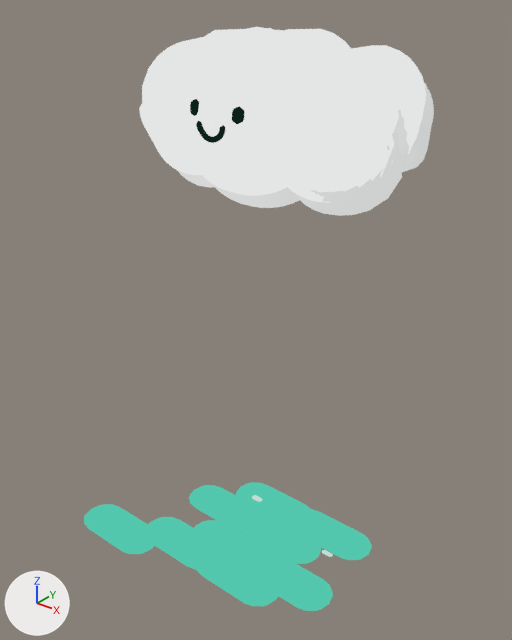
The glTF model public/cloud.glb, before and after one commit.
Camera for both pictures: a camera (50 mm lens) standing at (4.04, -5.46, 6.22) and looking at (-0.33, 0.0, 2.83). Every picture has the same lights, and +X, +Y and +Z are marked at lower left. Where no turn or scale is listed for an object, it has been applied to the vertices.

Objects in the first picture: 'Agua_0000_Agua_double_0', 'Nube_0007_Nube_single_0'.
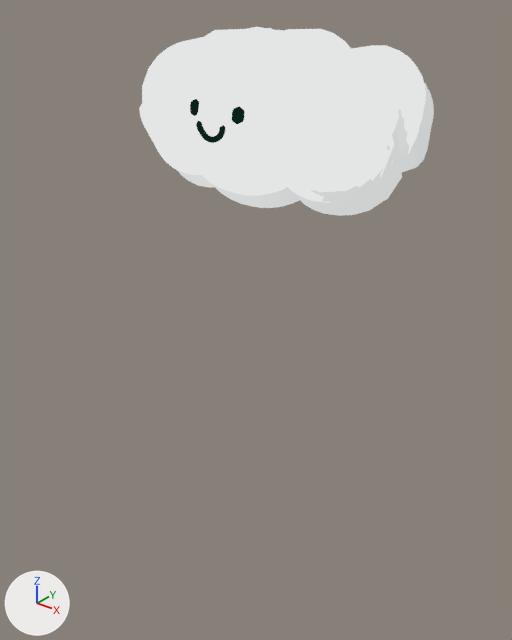
Pixel boxes (x1, y1, x2, y2) of what changed, in the pictures (512 x 640 px):
'Agua_0000_Agua_double_0', deleted
    before: (84, 482, 372, 611)

What changed in the scene script:
```text
Remove ob_agua_0000_agua_double_0:
    ob_agua_0000_agua_double_0 = bpy.data.objects.new('Agua_0000_Agua_double_0', me_agua_0000_agua_double_0)
    ob_agua_0000_agua_double_0.location = (0.0, 0.0, 0.0)
```
